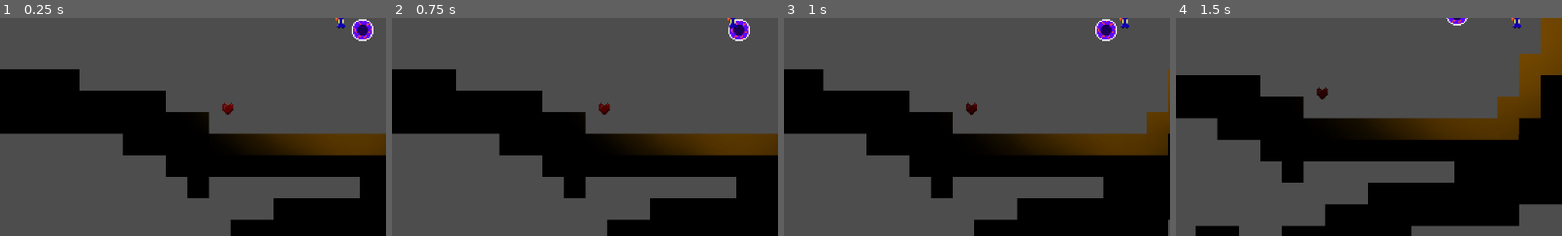
Above: before the commit, frames 1-4 (left to right).
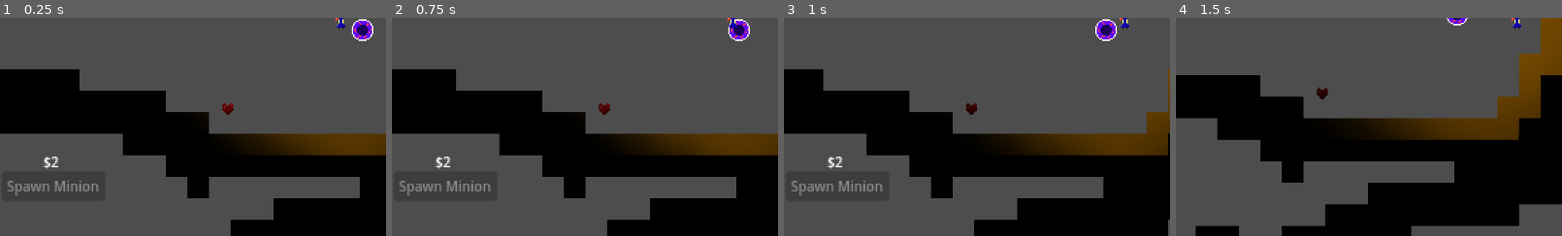
Above: after the commit, the same moments.

Repository: ConnorChow/LudumDare2024
Game: Godot game, scene res://Scenes/World.tscn
Same seed, same stepped clock (60 frames per second), same inputs: the game is played once before the commit and once after it.
Inputs:
- Up to frame 1 (0.25 s): no input
- Up to frame 2 (0.75 s): tap Enter at 0.5 s; hold Right (right) from 0.53 s (still down); tap E (grab) at 0.6 s
- Up to frame 3 (1 s): keep holding Right (right)
- Up to frame 4 (1.5 s): release Right (right) at 1.28 s; hold Down (down) from 1.28 s (still down); tap B (recall) at 1.35 s
The pictures show only the part of the screen within x 6-56%, y 50-100%; the shares and areas given below are measured in that part.

The runs differ from the first frame. In frame 1, 0.5% of the frame differs, in the area x 2-26%, y 63-82%; in frame 2, 0.5%; in frame 3, 0.5%; in frame 4, nothing differs.

Commit message:
functioning buying system

Diff:
--- a/Objects/playerBase.gd
+++ b/Objects/playerBase.gd
@@ -4,13 +4,13 @@
 
 
 func _on_body_entered(body):
-	body.canBuy = true
+	body.buyEnable()
 	player = body
 
 
 
 func _on_body_exited(body):
-	body.canBuy = false
+	body.buyDisable()
 
 
 
@@ -23,3 +23,5 @@
 	CurrencyCount.currency += 1
 	player.updateCur()
 	area.queue_free()
+	if CurrencyCount.curCost <= CurrencyCount.currency:
+		player.buy_minion.set_disabled(false)
--- a/Player/CurrencyCount.gd
+++ b/Player/CurrencyCount.gd
@@ -1,3 +1,5 @@
 extends Node
 
 var currency : int = 0
+
+var curCost : int = 2
--- a/Player/Player.gd
+++ b/Player/Player.gd
@@ -20,6 +20,10 @@
 @onready var grab_timer = $grabTimer
 @onready var recall_timer = $recallTimer
 @onready var health_bar = $UiNodes/healthBar
+@onready var buy_menu = $UiNodes/buyMenu
+@onready var buy_minion = $UiNodes/buyMenu/buyMinion
+@onready var cur_cost_label = $UiNodes/buyMenu/curCostLabel
+
 
 
 
@@ -40,6 +44,7 @@
 	modSpeed = speed
 	health_bar.max_value = maxHealth
 	health_bar.value = curHealth
+	buy_menu.visible = false
 
 
 func _physics_process(delta):
@@ -147,3 +152,24 @@
 
 func _on_grab_timer_timeout():
 	canGrab = true
+
+
+func buyEnable():
+	canBuy = true
+	buy_menu.visible = true
+
+
+func buyDisable():
+	canBuy = false
+	buy_menu.visible = false
+
+
+func _on_buy_minion_pressed():
+	#spawn unit
+	CurrencyCount.currency -= CurrencyCount.curCost
+	CurrencyCount.curCost = floor(CurrencyCount.curCost * 1.5)
+	cur_cost_label.set_text("$" + str(CurrencyCount.curCost))
+	if CurrencyCount.curCost > CurrencyCount.currency:
+		buy_minion.set_disabled(true)
+	updateCur()
+	pass # Replace with function body.
--- a/Player/Player.tscn
+++ b/Player/Player.tscn
@@ -107,6 +107,36 @@
 fill_mode = 3
 show_percentage = false
 
+[node name="buyMenu" type="Control" parent="UiNodes"]
+use_parent_material = true
+anchors_preset = 0
+offset_left = 20.0
+offset_top = -13.0
+offset_right = 60.0
+offset_bottom = 27.0
+
+[node name="curCostLabel" type="Label" parent="UiNodes/buyMenu"]
+use_parent_material = true
+layout_mode = 0
+offset_left = 999.0
+offset_top = 872.0
+offset_right = 1039.0
+offset_bottom = 895.0
+theme_override_font_sizes/font_size = 10
+text = "$2"
+horizontal_alignment = 1
+
+[node name="buyMinion" type="Button" parent="UiNodes/buyMenu"]
+use_parent_material = true
+layout_mode = 0
+offset_left = 982.0
+offset_top = 886.0
+offset_right = 1059.0
+offset_bottom = 908.0
+theme_override_font_sizes/font_size = 10
+disabled = true
+text = "Spawn Minion"
+
 [node name="grabBox" type="Area2D" parent="."]
 position = Vector2(-1, 0)
 rotation = 0.0377486
@@ -130,5 +160,6 @@
 wait_time = 5.0
 
 [connection signal="timeout" from="UiNodes/hitBox/hitTimer" to="." method="_on_hit_timer_timeout"]
+[connection signal="pressed" from="UiNodes/buyMenu/buyMinion" to="." method="_on_buy_minion_pressed"]
 [connection signal="timeout" from="grabTimer" to="." method="_on_grab_timer_timeout"]
 [connection signal="timeout" from="recallTimer" to="." method="_on_recall_timer_timeout"]
